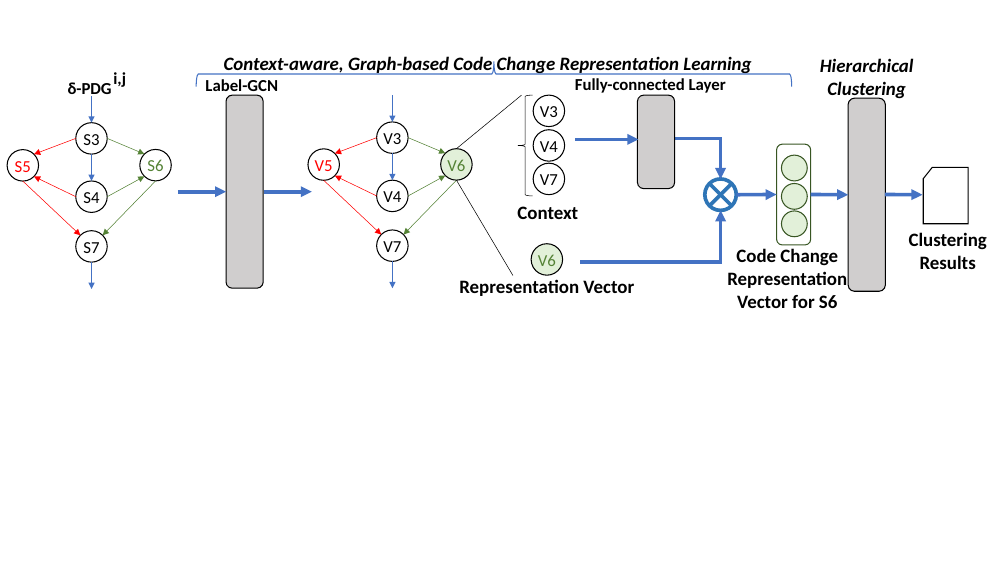
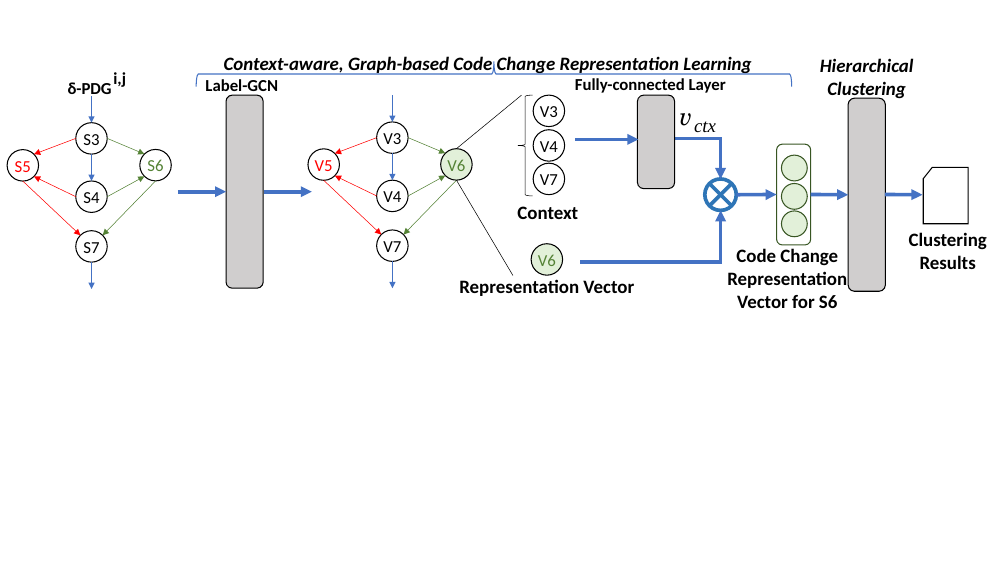
Before and after one commit to tien-n-nguyen/untangle, a slide deck: slide 7 of figures/Figures-Yi.pptx. Drawn at 1008x567 pixels with LibreOffice and Linux fonts; fonts in the diff are those of the drawing. Boxes give left, top, right and bottom in pixels: in the first picture for what was removed or moved away, otherwise in the second. Text is boxed around its words. In the diff, an @@ line names an element or a change of style, - is before the commit and + after.

```diff
--- a/figures/Figures-Yi.pptx
+++ b/figures/Figures-Yi.pptx
@@ text added at [680,113,693,126], 24 pt, text #000000, italic @@
+v
@@ text added at [694,121,716,132], 18 pt, text #000000, italic @@
+ctx
```
Also in this commit, not shown: 4 other files.
